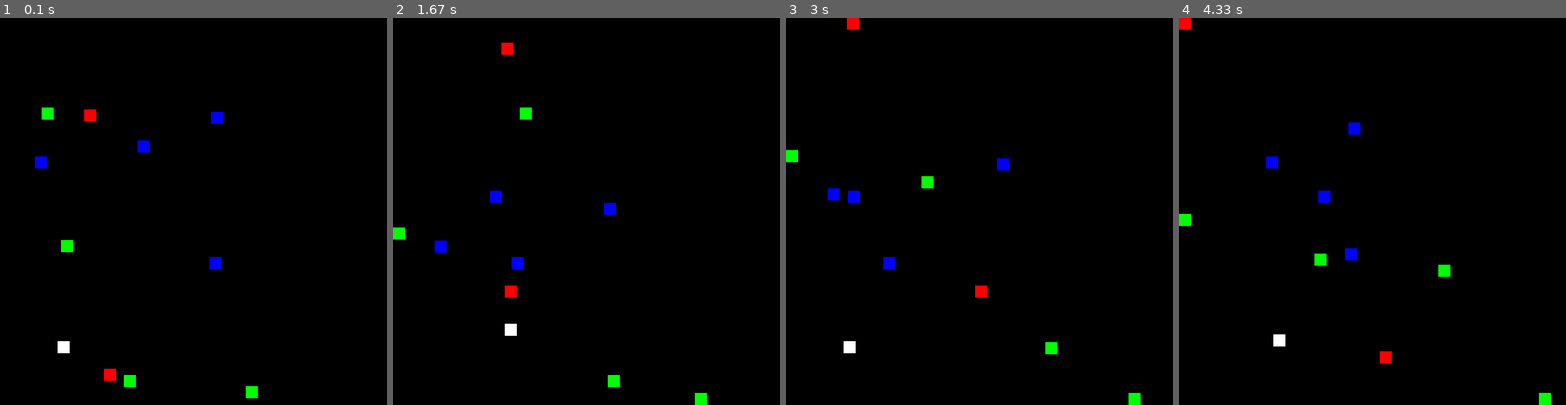
Above: before the commit, frames 1-4 (left to right).
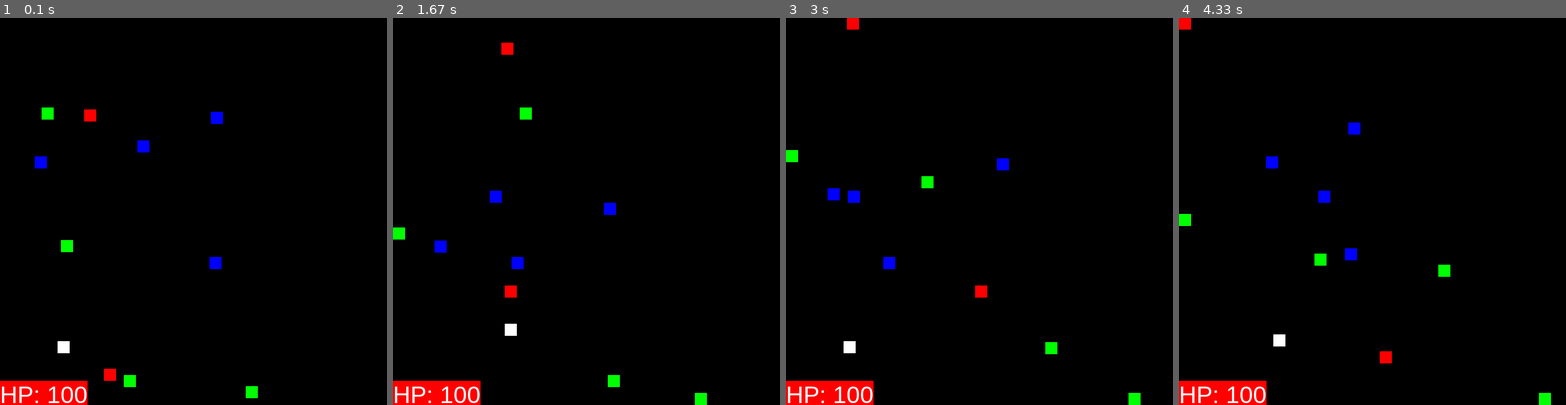
Above: after the commit, the same moments.

Repository: PerzotProgrammer/Pygame
Game: pygame game, started from Pacman/main.py
The game is run twice, just before and just after one commit, with the same random seed, the same clock (stepped at 60 frames per second) and the same inputs.
Inputs:
- Up to frame 1 (0.1 s): no input
- Up to frame 2 (1.67 s): hold D 0.33-0.8 s; hold W 0.83-1.13 s; hold D 1.17-1.63 s
- Up to frame 3 (3 s): hold A 1.67-2.2 s; hold S 2.23-2.53 s; hold A 2.57-2.97 s
- Up to frame 4 (4.33 s): hold W 3-3.37 s; hold D 3.4-4.03 s; hold S from 4.07 s (still down)

The runs differ from the first frame. In frame 1, 1.4% of the frame differs, in the area x 0-23%, y 93-100%; in frame 2, 1.4%; in frame 3, 1.4%; in frame 4, 1.4%.

Commit message:
Dodanie prostego systemu hp gracza i wrogów

Diff:
--- a/Pacman/enemy.py
+++ b/Pacman/enemy.py
@@ -11,6 +11,7 @@
         pygame.init()
         self.posX = randint(0, globals.WINDOW_X - 25)
         self.posY = randint(0, globals.WINDOW_Y - 25)
+        self.hp = 10
         self.speed = 2
         self.direction = randint(0, 3)
         self.debugSize = 25  # zmienna tymczasowa, dopóki nie ma tekstury
@@ -22,11 +23,11 @@
         self.rectSize = self.rect.size
         self.surf.fill(color)
 
-    def drawAndMove(self, screen, playerRect):
+    def drawAndMove(self, screen, player):
         screen.blit(self.surf, (self.posX, self.posY))
         if self.deltaTime():
             self.movementControls()
-            self.collisionDetection(playerRect)
+            self.collisionDetection(player)
             self.timeToChangeDirection += 1
 
     def deltaTime(self):
@@ -53,6 +54,12 @@
             self.posX += self.speed
             self.rect.x += self.speed
 
-    def collisionDetection(self, playerRect):
-        if self.rect.colliderect(playerRect):
-            print("COLLIDED")
+    def collisionDetection(self, player):
+        if self.rect.colliderect(player.rect):
+            player.hp -= 1
+            self.hp -= 1
+
+    def checkIfDead(self) -> bool:
+        if self.hp <= 0:
+            return True
+        return False
--- a/Pacman/main.py
+++ b/Pacman/main.py
@@ -23,6 +23,7 @@
         self.Colors = [globals.COLOR_BLACK, globals.COLOR_WHITE, globals.COLOR_RED, globals.COLOR_GREEN,
                        globals.COLOR_BLUE]
         self.clock = pygame.time.Clock()
+        self.font = pygame.font.SysFont("Arial", 50)
         self.background = pygame.Surface((globals.WINDOW_X, globals.WINDOW_Y))
         self.background.fill(self.Colors[0])
         self.screen = pygame.display.set_mode((globals.WINDOW_X, globals.WINDOW_Y))
@@ -39,6 +40,7 @@
         self.screen.blit(self.background, (0, 0))
         self.playerObject.drawAndMove(self.screen)
         self.drawEnemies()
+        self.drawText()
 
     def createEnemies(self, numOfEnemies):
         for i in range(numOfEnemies):
@@ -47,8 +49,15 @@
             self.EnemiesColliders.append(self.Enemies[i].rect)
 
     def drawEnemies(self):
-        for i in range(len(self.Enemies)):
-            self.Enemies[i].drawAndMove(self.screen, self.playerObject.rect)
+        for enemyObject in self.Enemies:
+            if enemyObject.checkIfDead():
+                del enemyObject
+            else:
+                enemyObject.drawAndMove(self.screen, self.playerObject)
+
+    def drawText(self):
+        hpText = self.font.render(f"HP: {self.playerObject.hp}", True, globals.COLOR_WHITE, globals.COLOR_RED)
+        self.screen.blit(hpText, (0, globals.WINDOW_Y - 50))
 
     def mainLoop(self):
         while True:
--- a/Pacman/player.py
+++ b/Pacman/player.py
@@ -10,6 +10,7 @@
         pygame.init()
         self.posX = posX
         self.posY = posY
+        self.hp = 100
         self.speed = 2
         self.debugSize = 25  # zmienna tymczasowa, dopóki nie ma tekstury
         self.time = 0
